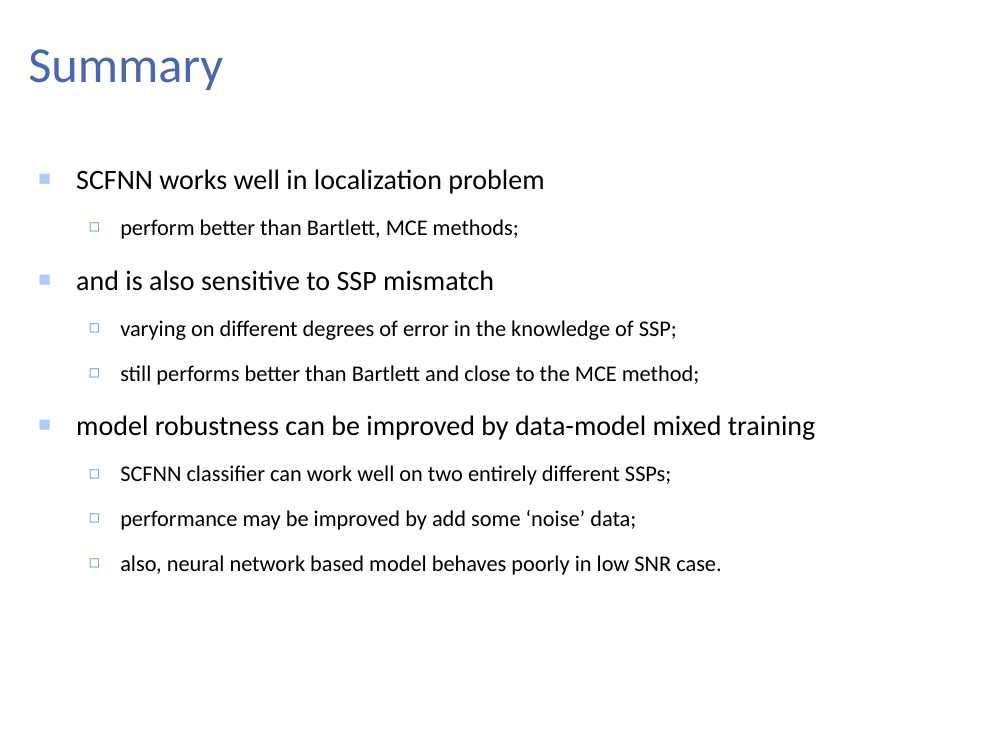
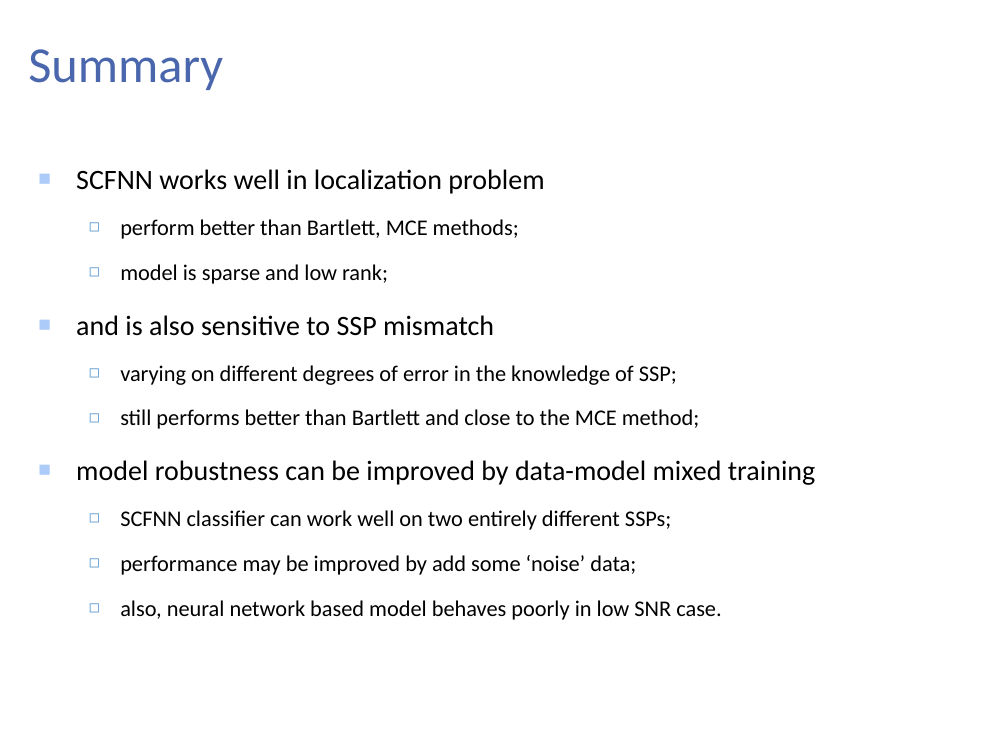
Before and after one commit to shouguicai/SCFNN, a slide deck: slide 15 of Oral Presentation/Backup/wuwnet17_v1(4：3).pptx. Drawn at 1008x756 pixels with LibreOffice and Linux fonts; fonts in the diff are those of the drawing; background and template pictures are left out. Boxes give left, top, right and bottom in pixels: in the first picture for what was removed or moved away, otherwise in the second. Text is boxed around its words. In the diff, an @@ line names an element or a change of style, - is before the commit and + after.

```diff
--- a/Oral Presentation/Backup/wuwnet17_v1(4：3).pptx
+++ b/Oral Presentation/Backup/wuwnet17_v1(4：3).pptx
@@ text at (x1=120, y1=264, x2=388, y2=284): paragraph added @@
+  ◻ model is sparse and low rank;
```
Also in this commit, not shown: 5 other slides changed.
